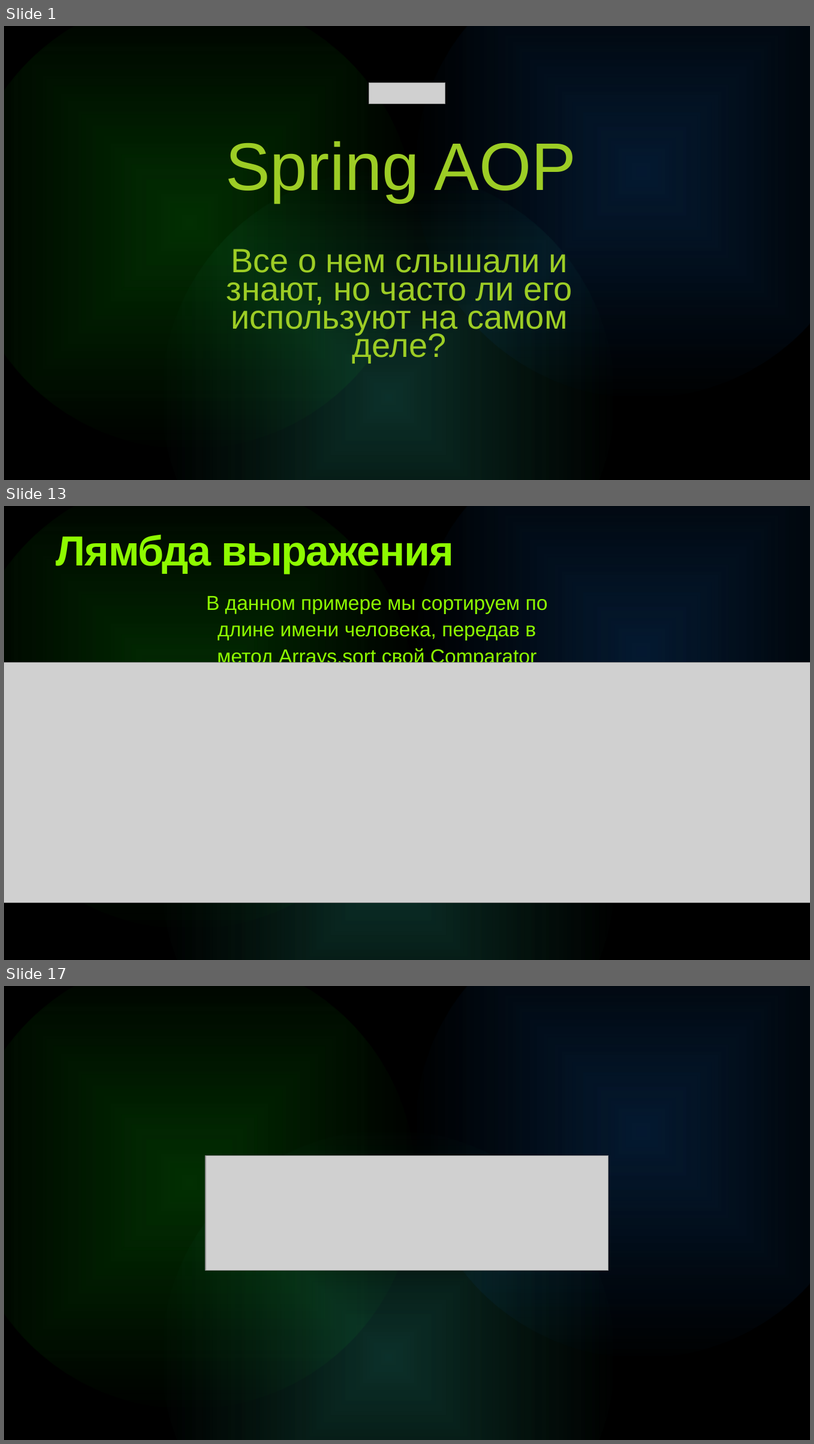
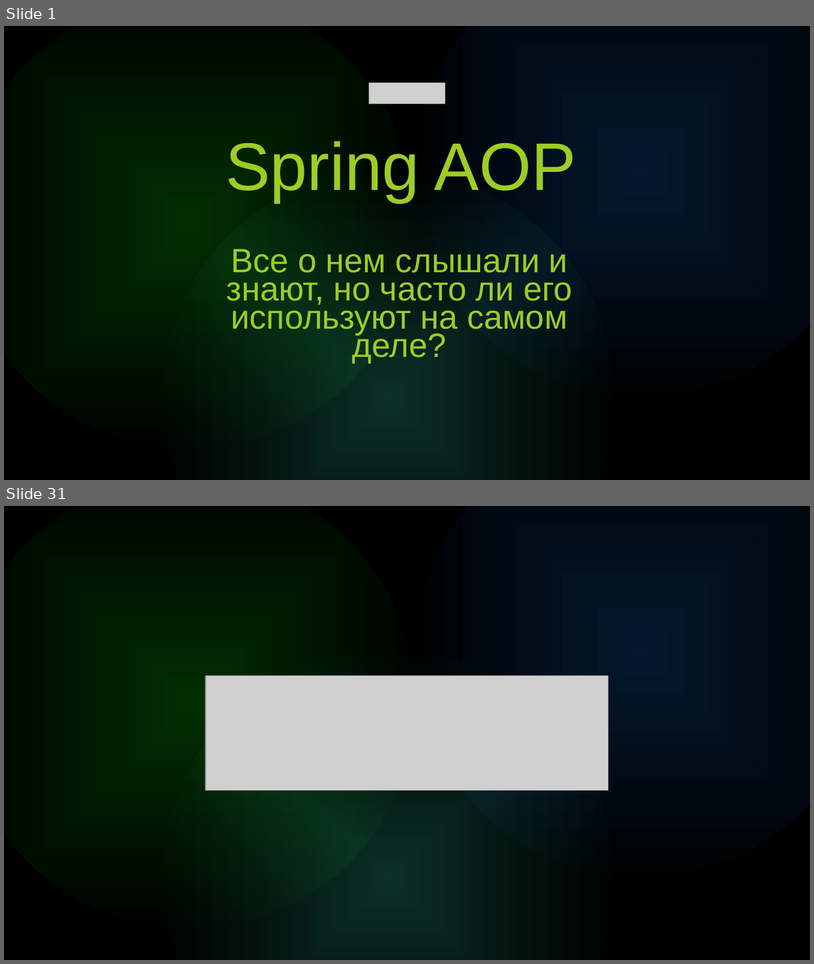
Before and after one commit to i-gabdrahmanov/lectures, a slide deck: Aop for school 21/AOP.pptx. Shown one above the other, each under a label of ours: slides 1, 13 and 17 before the commit, slides 1 and 31 after it; the slides between them are not shown. The pictures are 814x1444 and 814x964 pixels, drawn with LibreOffice and Linux fonts; fonts in the diff are those of the drawing; grey boxes stand for pictures. Boxes give left, top, right and bottom in pixels: in the first picture for what was removed or moved away, otherwise in the second. Text is boxed around its words. In the diff, an @@ line names an element or a change of style, - is before the commit and + after.

```diff
--- a/Aop for school 21/AOP.pptx
+++ b/Aop for school 21/AOP.pptx
@@ slide 13 removed at [4, 506, 810, 960], background #000000; not listed: 3 template elements that a slide beside it also shows @@
@@ text removed at [56, 534, 453, 573] @@
-Лямбда выражения
@@ text removed at [206, 596, 548, 667] @@
-В данном примере мы сортируем по длине имени человека, передав в метод Arrays.sort свой Comparator
@@ picture removed at [4, 663, 810, 902] @@
@@ what was slide 17 is now slide 31 @@
```
Also in this commit, not shown: 29 slides added, 14 other slides removed, 3 other files.
